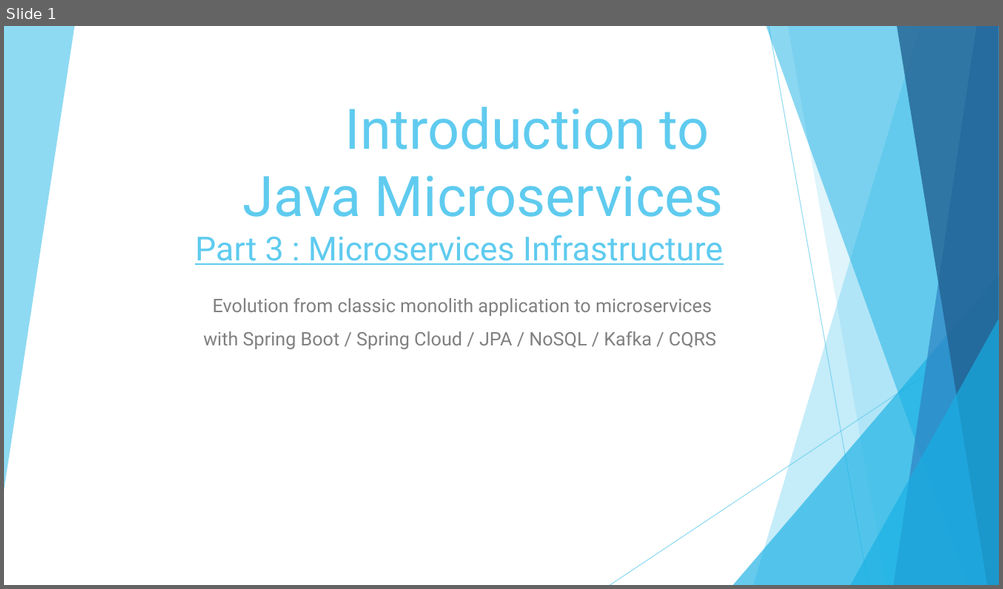
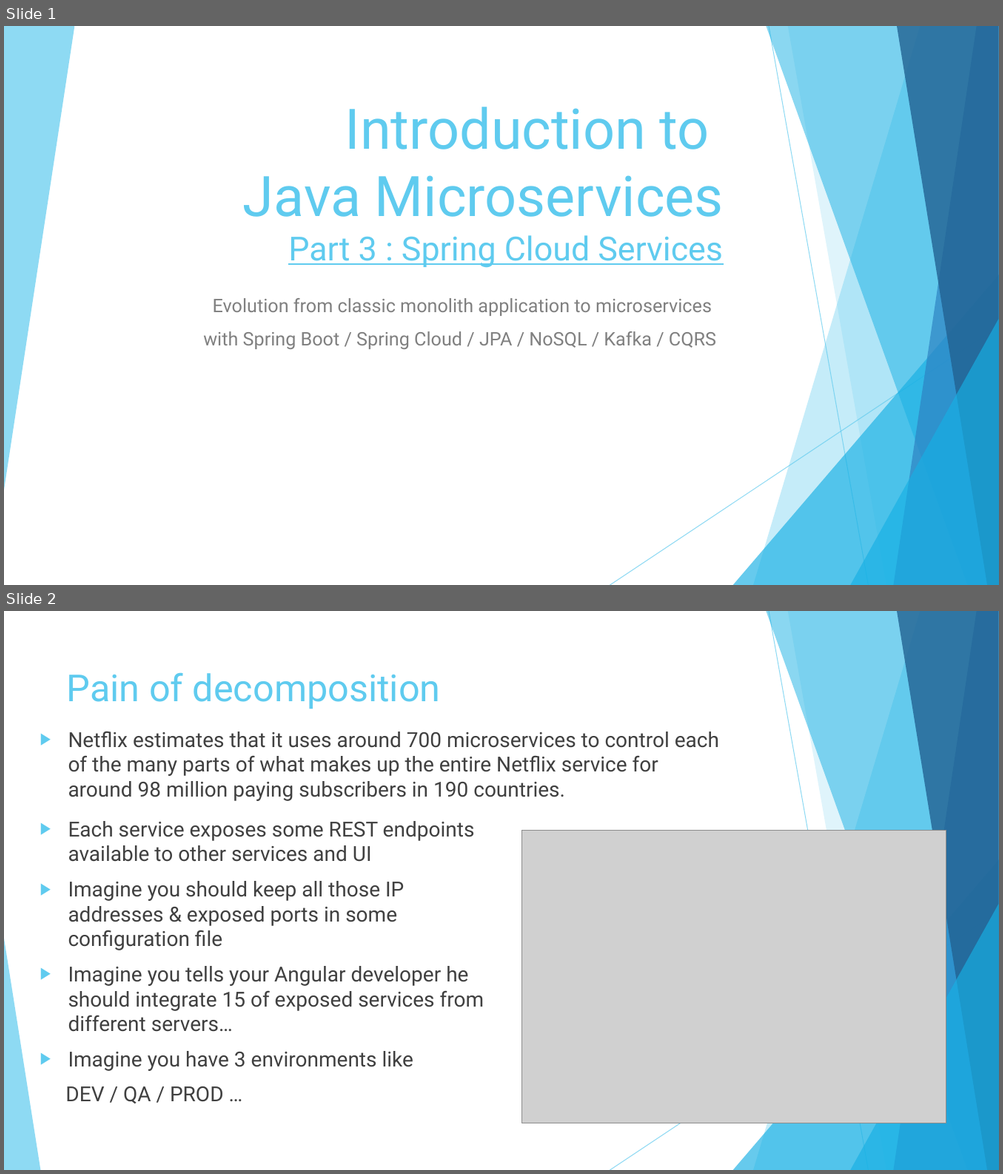
Before and after one commit to vlytsus/springboot-cloud-demo-one, a slide deck: docs/Introduction_To_Microservices_Part_3_microservice.pptx. Shown one above the other, each under a label of ours: slide 1 before the commit, slides 1 and 2 after it. The pictures are 1003x589 and 1003x1174 pixels, drawn with LibreOffice and Linux fonts; fonts in the diff are those of the drawing; grey boxes stand for pictures. Boxes give left, top, right and bottom in pixels: in the first picture for what was removed or moved away, otherwise in the second. Text is boxed around its words. In the diff, an @@ line names an element or a change of style, - is before the commit and + after.

```diff
--- a/docs/Introduction_To_Microservices_Part_3_microservice.pptx
+++ b/docs/Introduction_To_Microservices_Part_3_microservice.pptx
@@ slide 2 added at [4, 611, 999, 1170], background #FFFFFF; not listed: 9 template elements that a slide beside it also shows @@
@@ title added at [67, 672, 441, 709], 36 pt, text #5FCBEF @@
+Pain of decomposition
@@ text added at [68, 731, 719, 801], 20 pt, text #404040 @@
+▶ Netflix estimates that it uses around 700 microservices to control each of the many parts of what makes up the entire Netflix service for around 98 million paying subscribers in 190 countries.
@@ text added at [65, 821, 484, 1104], 20 pt, text #404040 @@
+▶ Each service exposes some REST endpoints available to other services and UI
+▶ Imagine you should keep all those IP addresses & exposed ports in some configuration file
+▶ Imagine you tells your Angular developer he should integrate 15 of exposed services from different servers…
+▶ Imagine you have 3 environments like
+DEV / QA / PROD …
@@ picture added at [522, 831, 946, 1125] @@
@@ triangle added at [4, 939, 40, 1170], fill #5FCBEF at 70% opacity @@
@@ slide 1 changed as well @@
@@ title at [243, 107, 723, 268]: text changed; size 32 to 54 pt @@
-Introduction to
-Java Microservices
-Part 3 : Microservices Infrastructure
+Introduction to
+Java Microservices
+Part 3 : Spring Cloud Services
```
Also in this commit, not shown: 2 other slides changed, 5 other slides added.
